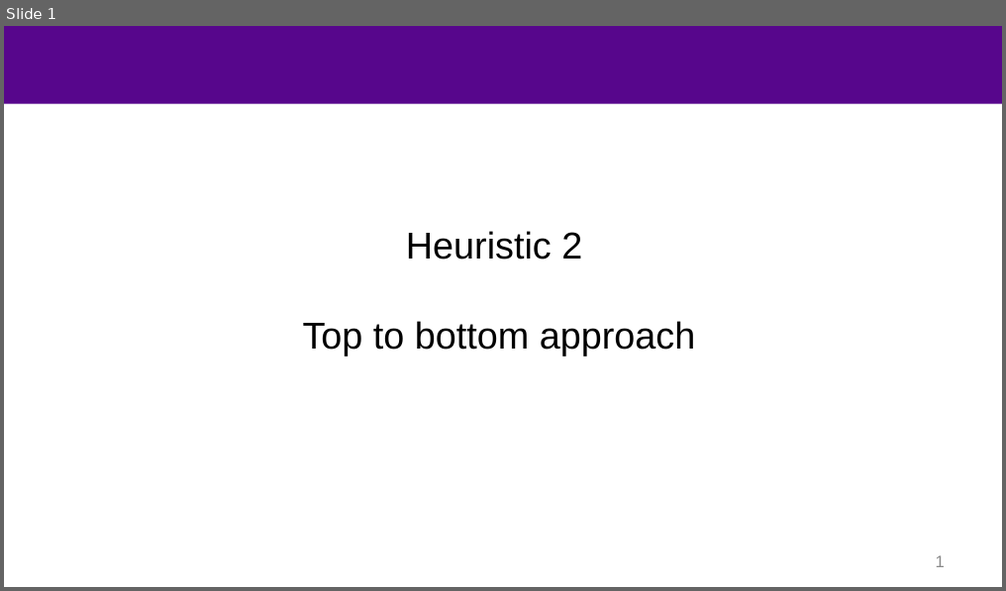
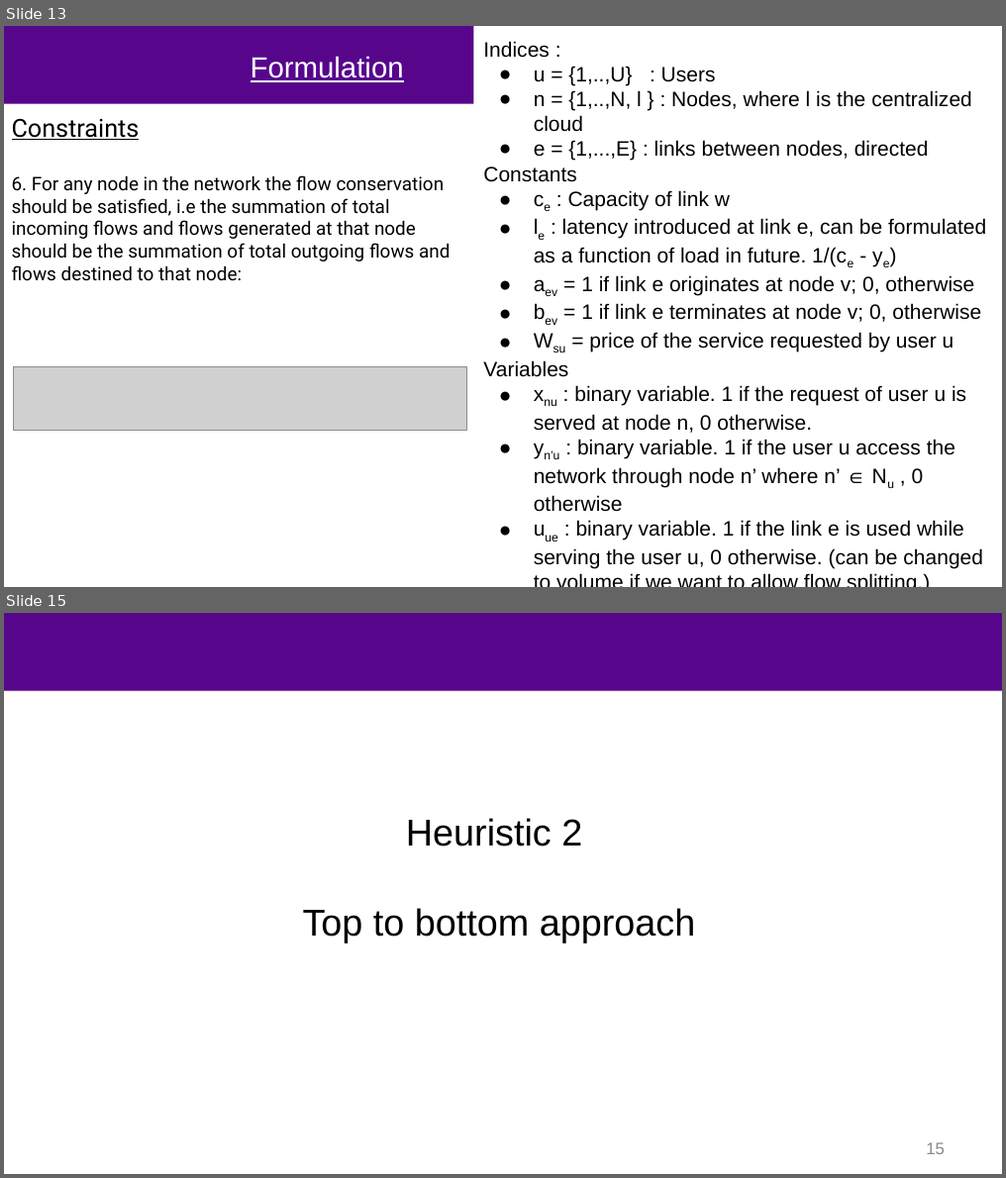
Before and after one commit to mustafafu/mec_request_routing, a slide deck: common_script/part2.pptx. Shown one above the other, each under a label of ours: slide 1 before the commit, slides 13 and 15 after it; the slides between them are not shown. The pictures are 1006x591 and 1006x1178 pixels, drawn with LibreOffice and Linux fonts; fonts in the diff are those of the drawing; grey boxes stand for pictures; background and template pictures are left out. Boxes give left, top, right and bottom in pixels: in the first picture for what was removed or moved away, otherwise in the second. Text is boxed around its words. In the diff, an @@ line names an element or a change of style, - is before the commit and + after.

```diff
--- a/common_script/part2.pptx
+++ b/common_script/part2.pptx
@@ slide 13 added at (x1=4, y1=26, x2=1002, y2=587), background #FFFFFF; not listed: 1 template element that a slide beside it also shows @@
@@ text added at (x1=483, y1=41, x2=986, y2=570), 20 pt, text #000000 @@
+Indices :
+● u = {1,..,U} : Users
+● n = {1,..,N, l } : Nodes, where l is the centralized cloud
+● e = {1,...,E} : links between nodes, directed
+Constants
+● ce : Capacity of link w
+● le : latency introduced at link e, can be formulated as a function of load in future. 1/(ce - ye)
+● aev = 1 if link e originates at node v; 0, otherwise
+● bev = 1 if link e terminates at node v; 0, otherwise
+● Wsu = price of the service requested by user u
+Variables
+● xnu : binary variable. 1 if the request of user u is served at node n, 0 otherwise.
+● yn’u : binary variable. 1 if the user u access the network through node n’ where n’ ∈ Nu , 0 otherwise
+● uue : binary variable. 1 if the link e is used while serving the user u, 0 otherwise. (can be changed to volume if we want to allow flow splitting.)
@@ text added at (x1=251, y1=56, x2=404, y2=82), 28 pt, text #FFFFFF, underline @@
+Formulation
@@ rectangle added at (x1=4, y1=104, x2=467, y2=458), fill #FFFFFF, 18 pt, text #000000 @@
+Constraints
+6. For any node in the network the flow conservation should be satisfied, i.e the summation of total incoming flows and flows generated at that node should be the summation of total outgoing flows and flows destined to that node:
@@ picture added at (x1=13, y1=368, x2=466, y2=430) @@
@@ what was slide 1 is now slide 15 @@
@@ page number at (x1=926, y1=1143, x2=944, y2=1155): text changed @@
-1
+15
```
Also in this commit, not shown: 5 slides changed, 13 other slides added.
